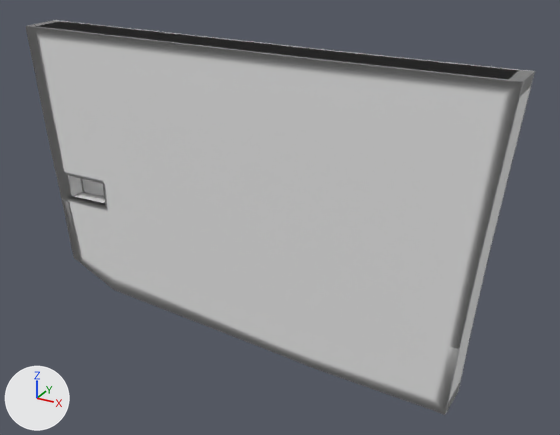
The FBX model TCC_ProjectArena/Assets/Joao/ModelosComEdicaoNormal]/Carro_1/PortaDireitaCarro.fbx, before and after one commit.
Camera for both pictures: a 50 mm camera at (-0.411, -2.246, 1.94) aimed at (-0.815, -1.511, 1.573). The axes (+X, +Y, +Z) are drawn at lower left. The lights are the same throughout. Where no turn or scale is listed for an object, it has been applied to the vertices.

Script lines for the objects in view, before the commit:
```python
me_portadireitacarro = bpy.data.meshes.new('PortaDireitaCarro')
me_portadireitacarro.from_pydata(...)  # 408 vertices, 406 faces; spans x -0.15..0.452, y -0.47..-0.42, z -0.193..0.183
me_portadireitacarro.materials.append(mat_ferrovelho_material_001)  # white #e7e7e7
ob_portadireitacarro = bpy.data.objects.new('PortaDireitaCarro', me_portadireitacarro)
ob_portadireitacarro.location = (-1.0016, -1.0786, 1.5909)
```
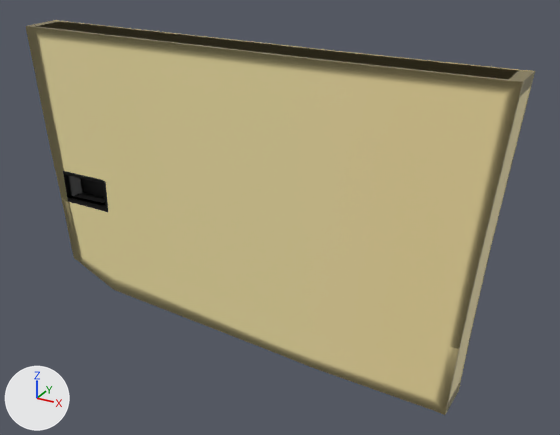
The newer file is also turned or shifted as a whole; pictures and numbers use the older file's frame.

Changed parts and their boxes (x1, y1, x2, y2) in the pictures (560 x 435 px):
'PortaDireitaCarro', recoloured (grey to beige): (26, 20, 535, 415) in both

Diff of the bpy script that builds the scene:
```diff
--- a/TCC_ProjectArena/Assets/Joao/ModelosComEdicaoNormal]/Carro_1/PortaDireitaCarro.fbx.py
+++ b/TCC_ProjectArena/Assets/Joao/ModelosComEdicaoNormal]/Carro_1/PortaDireitaCarro.fbx.py
@@ img_colors_webp @@
+img_colors_webp = load_image('colors.webp', '../../../ColorsTexture/colors.png', 480, 267, 'sRGB')
@@ mat_ferrovelho_material @@
+mat_ferrovelho_material = principled_material('FerroVelho.Material')
+mat_ferrovelho_material.texture = img_colors_webp
@@ me_portadireitacarro @@
 me_portadireitacarro.from_pydata(...)  # 408 vertices, 406 faces; spans x -0.15..0.452, y -0.47..-0.42, z -0.193..0.183
-me_portadireitacarro.materials.append(mat_ferrovelho_material_001)  # white #e7e7e7
+me_portadireitacarro.materials.append(mat_ferrovelho_material)  # picture img_colors_webp
```
